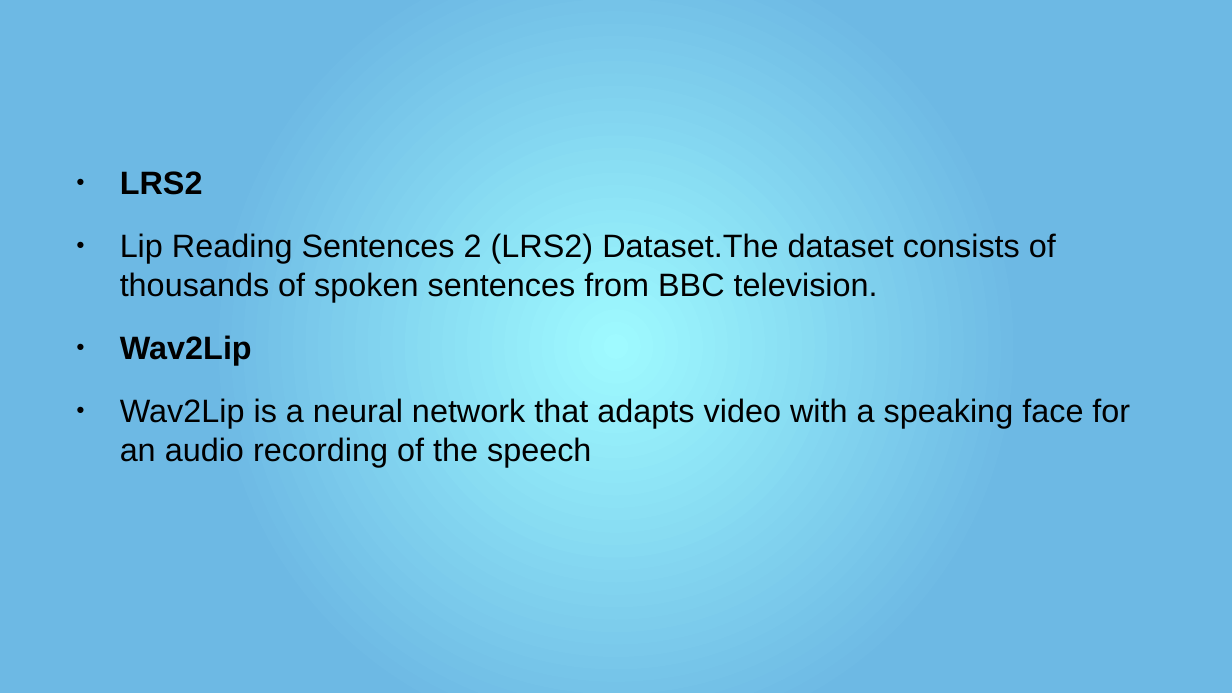
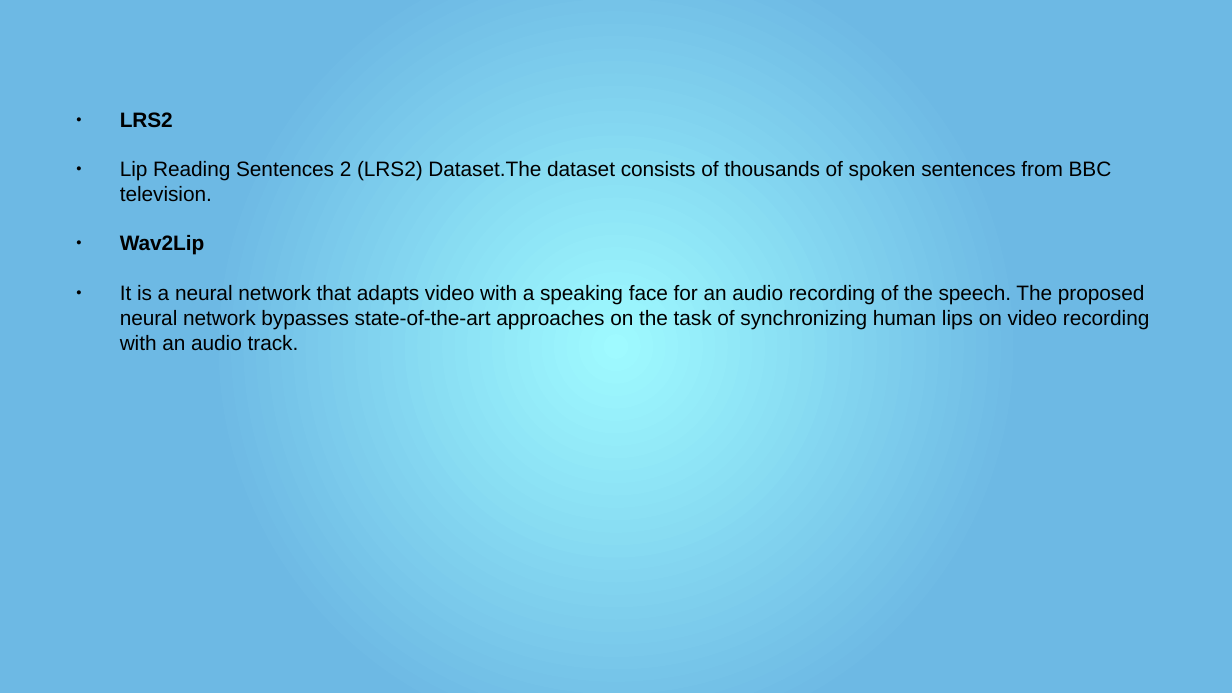
Before and after one commit to mr-speedster/seminar-presentation, a slide deck: slide 16 of Presentation.pptx. Drawn at 1232x693 pixels with LibreOffice and Linux fonts; fonts in the diff are those of the drawing. Boxes give left, top, right and bottom in pixels: in the first picture for what was removed or moved away, otherwise in the second. Text is boxed around its words. In the diff, an @@ line names an element or a change of style, - is before the commit and + after.

Commit message:
updated

```diff
--- a/Presentation.pptx
+++ b/Presentation.pptx
@@ text "LRS2": place and size @@
-text "LRS2" at bbox=[120, 171, 1130, 467]
+text "LRS2" at bbox=[120, 112, 1149, 350]
@@ text at bbox=[120, 112, 1112, 255]: size 18.9 to 12.2 pt in "LRS2", "Lip Reading Sentences 2 (LRS2) Dataset.The dataset ...", "Wav2Lip" @@
@@ text at bbox=[120, 285, 1149, 350]: text changed; size 18.9 to 12.2 pt @@
-● Wav2Lip is a neural network that adapts video with a speaking face for an audio recording of the speech
+● It is a neural network that adapts video with a speaking face for an audio recording of the speech. The proposed neural network bypasses state-of-the-art approaches on the task of synchronizing human lips on video recording with an audio track.
```
Also in this commit, not shown: 2 other slides changed.
